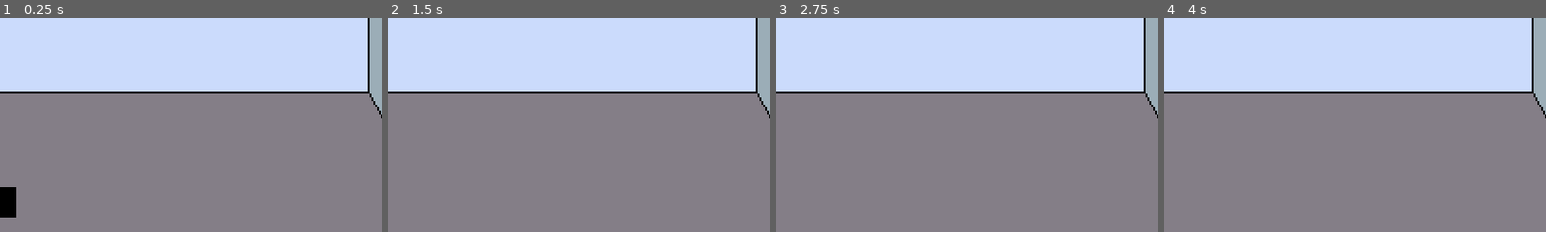
Above: before the commit, frames 1-4 (left to right).
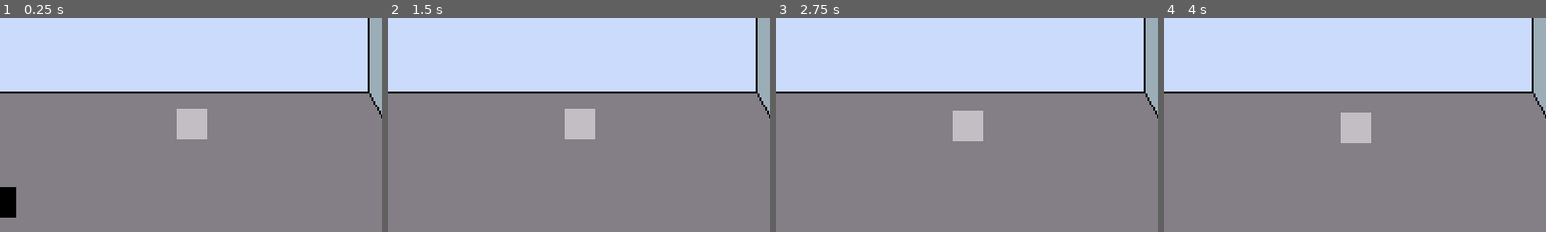
Above: after the commit, the same moments.

Repository: caden602/Project_Museum
Game: Godot game, scene res://scenes/levels/main.tscn
Same seed, same stepped clock (60 frames per second), same inputs: the game is played once before the commit and once after it.
Inputs:
- Up to frame 1 (0.25 s): no input
- Up to frame 2 (1.5 s): tap Enter at 0.5 s; hold D (move_right) 0.53-1.28 s; hold Space (space) 0.53-1.28 s; hold S (move_down) from 1.28 s (still down); tap Space (space) at 1.35 s
- Up to frame 3 (2.75 s): tap Space (space) at 2 s; release S (move_down) at 2.03 s; hold D (move_right) from 2.03 s (still down); hold Space (space) from 2.03 s (still down)
- Up to frame 4 (4 s): release D (move_right) at 2.78 s; release Space (space) at 2.78 s; hold W (move_up) 2.78-3.53 s; tap Space (space) at 2.85 s; hold A (move_left) from 3.53 s (still down); hold Space (space) from 3.53 s (still down)
The pictures show only the part of the screen within x 36-86%, y 33-83%; the shares and areas given below are measured in that part.

The runs differ from the first frame. In frame 1, 1.1% of the frame differs, in the area x 46-55%, y 42-57%; in frame 2, 1.1%; in frame 3, 1.1%; in frame 4, 1.1%.

Commit message:
Add ghost dialog interraction

Diff:
--- a/assets/npc/ghost.tscn
+++ b/assets/npc/ghost.tscn
@@ -1,8 +1,9 @@
-[gd_scene load_steps=7 format=3 uid="uid://c5xselpma78xk"]
+[gd_scene load_steps=8 format=3 uid="uid://c5xselpma78xk"]
 
 [ext_resource type="Texture2D" uid="uid://c0kfki6sjeksj" path="res://assets/sprites/test_sprites/Black.png" id="1_4ioar"]
 [ext_resource type="Shader" path="res://assets/shaders/ghost.gdshader" id="1_kdctt"]
 [ext_resource type="Script" path="res://scripts/ghost.gd" id="1_kq4yg"]
+[ext_resource type="PackedScene" uid="uid://yaskmpkls40f" path="res://scenes/dialog/dialog_area.tscn" id="4_u0aaj"]
 
 [sub_resource type="ShaderMaterial" id="ShaderMaterial_hjkvm"]
 shader = ExtResource("1_kdctt")
@@ -13,8 +14,7 @@
 [sub_resource type="CircleShape2D" id="CircleShape2D_co3mw"]
 radius = 5.0
 
-[sub_resource type="CircleShape2D" id="CircleShape2D_0fyre"]
-radius = 8.06226
+[sub_resource type="CircleShape2D" id="CircleShape2D_mafou"]
 
 [node name="Ghost" type="CharacterBody2D"]
 position = Vector2(182, 101)
@@ -28,9 +28,10 @@
 position = Vector2(0, 3)
 shape = SubResource("CircleShape2D_co3mw")
 
-[node name="DialogInteractionArea" type="Area2D" parent="."]
-collision_layer = 2
-collision_mask = 0
+[node name="DialogArea" parent="." instance=ExtResource("4_u0aaj")]
+text_key = "ghost"
 
-[node name="CollisionShape2D" type="CollisionShape2D" parent="DialogInteractionArea"]
-shape = SubResource("CircleShape2D_0fyre")
+[node name="CollisionShape2D" parent="DialogArea" index="0"]
+shape = SubResource("CircleShape2D_mafou")
+
+[editable path="DialogArea"]
--- a/dialog/world_dialog.json
+++ b/dialog/world_dialog.json
@@ -6,5 +6,10 @@
 	"pictures": [
 		"Pictures of places that I have visited.",
 		"I used to do a lot of traveling."
+	],
+	"ghost": [
+		"Wanna hear a joke?",
+		"What did the ghost order at the bar?",
+		"BOOZE!"
 	]
 }
--- a/scenes/levels/main.tscn
+++ b/scenes/levels/main.tscn
@@ -1,8 +1,9 @@
-[gd_scene load_steps=7 format=3 uid="uid://cf5ngwvuv5mcw"]
+[gd_scene load_steps=8 format=3 uid="uid://cf5ngwvuv5mcw"]
 
 [ext_resource type="PackedScene" uid="uid://q85t8tsv1jaj" path="res://assets/actors/player.tscn" id="1_rrj3h"]
 [ext_resource type="Texture2D" uid="uid://lh13khadejlc" path="res://assets/sprites/test_sprites/Test_Scene.png" id="1_yhwuu"]
 [ext_resource type="PackedScene" uid="uid://yaskmpkls40f" path="res://scenes/dialog/dialog_area.tscn" id="2_gwkgc"]
+[ext_resource type="PackedScene" uid="uid://c5xselpma78xk" path="res://assets/npc/ghost.tscn" id="3_ad10v"]
 [ext_resource type="PackedScene" uid="uid://cum3uhbgu6q8j" path="res://scenes/ui/dialog_player.tscn" id="3_lwolx"]
 
 [sub_resource type="RectangleShape2D" id="RectangleShape2D_oeyrb"]
@@ -27,6 +28,7 @@
 position = Vector2(144, 170)
 
 [node name="Barrier" type="StaticBody2D" parent="."]
+metadata/_edit_lock_ = true
 
 [node name="CollisionPolygon2D" type="CollisionPolygon2D" parent="Barrier"]
 polygon = PackedVector2Array(337, 113, 401, 226, 400, 2, 0, 1, 0, 225, 64, 112)
@@ -34,6 +36,7 @@
 [node name="DialogAreaDoor" parent="." instance=ExtResource("2_gwkgc")]
 position = Vector2(167, 0)
 text_key = "door"
+metadata/_edit_lock_ = true
 
 [node name="CollisionShape2D" parent="DialogAreaDoor" index="0"]
 position = Vector2(-75.625, 84.25)
@@ -46,4 +49,7 @@
 [node name="DialogPlayer" parent="." instance=ExtResource("3_lwolx")]
 scene_text_file = "res://dialog/world_dialog.json"
 
+[node name="Ghost" parent="." instance=ExtResource("3_ad10v")]
+position = Vector2(244, 130)
+
 [editable path="DialogAreaDoor"]
